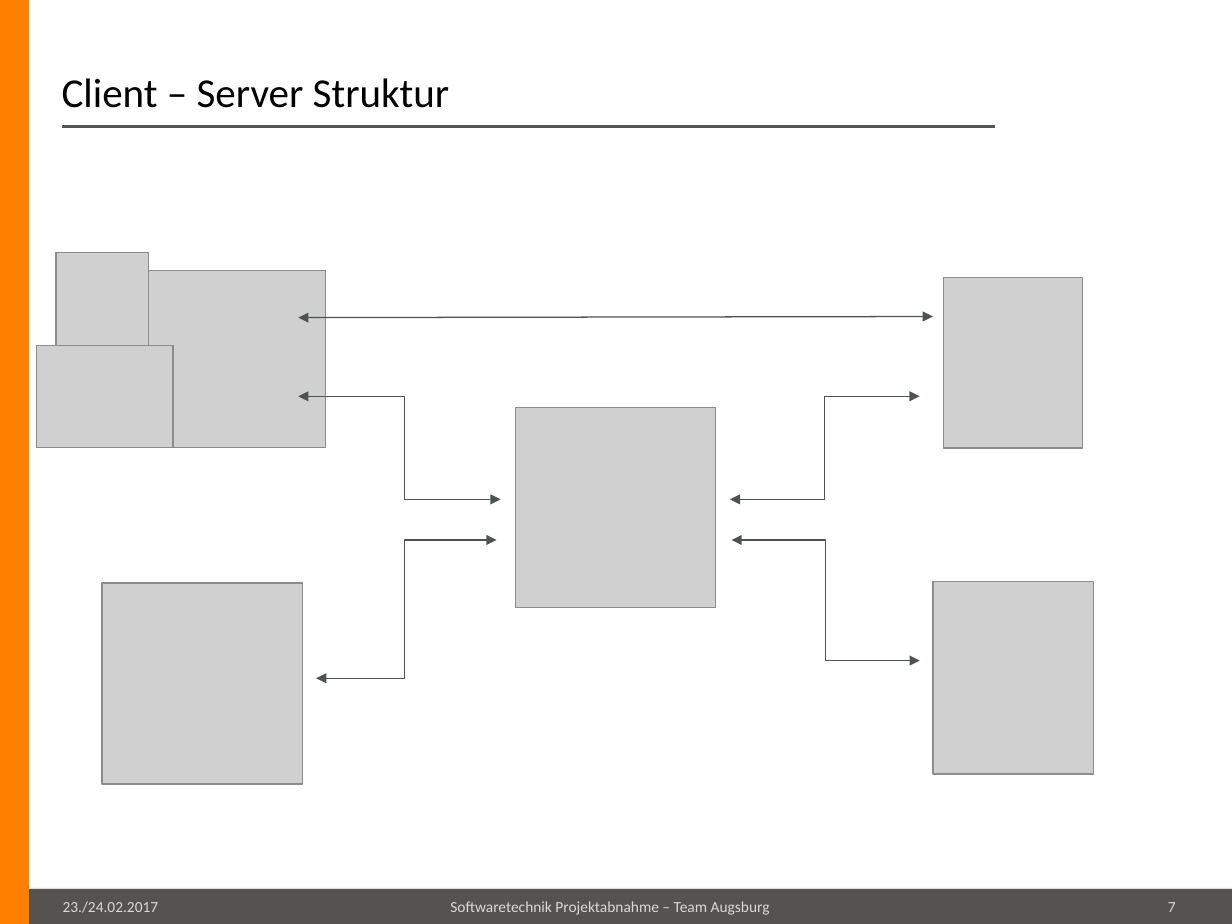
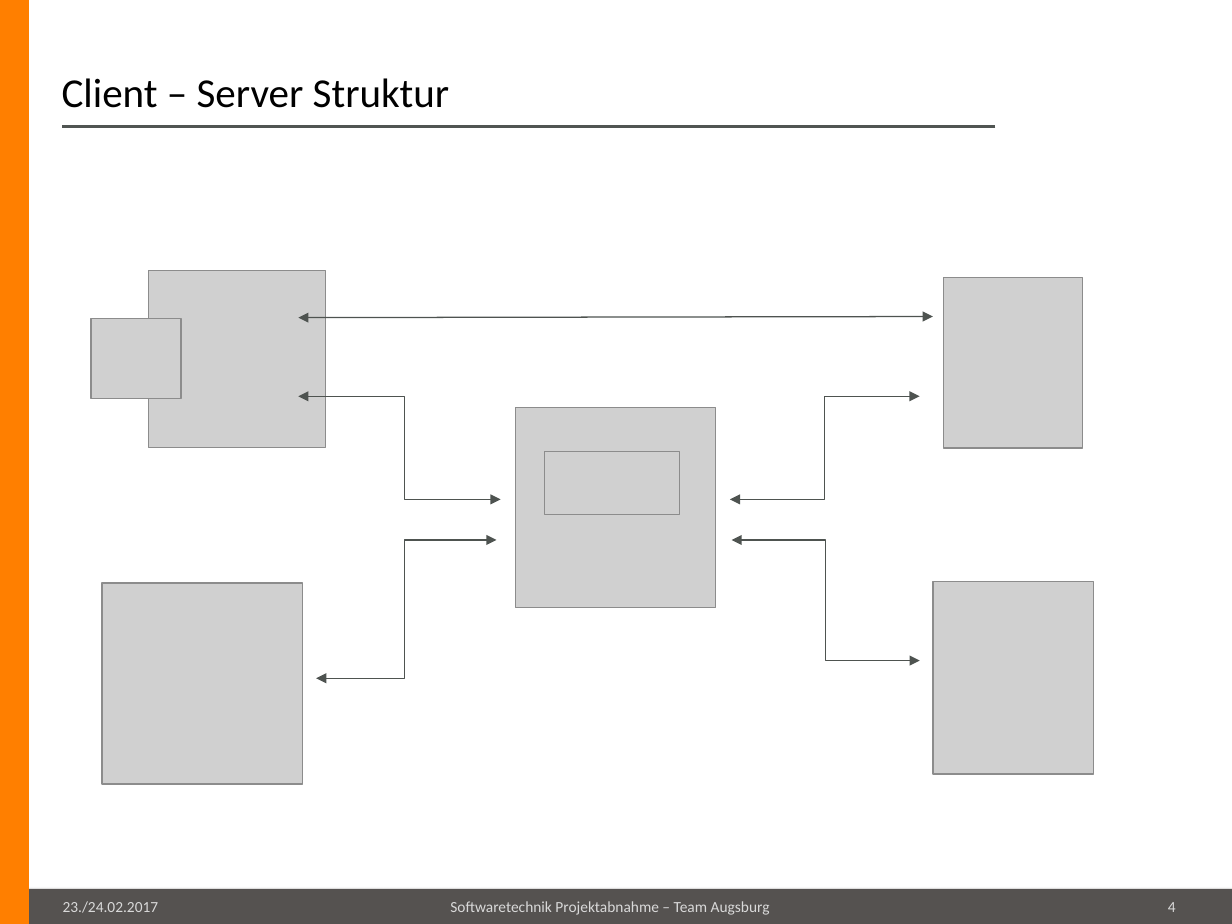
Before and after one commit to maul-esel/swt-projekt, a slide deck: slide 4 of Lingvo/Abgabe/präsentation.pptx (slide 7 before the commit). Drawn at 1232x924 pixels with LibreOffice and Linux fonts; fonts in the diff are those of the drawing; grey boxes stand for pictures; background and template pictures are left out. Boxes give left, top, right and bottom in pixels: in the first picture for what was removed or moved away, otherwise in the second. Text is boxed around its words. In the diff, an @@ line names an element or a change of style, - is before the commit and + after.

```diff
--- a/Lingvo/Abgabe/präsentation.pptx
+++ b/Lingvo/Abgabe/präsentation.pptx
@@ picture removed at bbox=[55, 253, 148, 345] @@
@@ picture added at bbox=[91, 319, 181, 399] @@
@@ picture removed at bbox=[37, 345, 174, 447] @@
@@ picture added at bbox=[545, 451, 680, 514] @@
@@ page number at bbox=[1168, 902, 1176, 912]: text changed @@
-7
+4
```
Also in this commit, not shown: 1 other slide changed, 4 slides removed.
